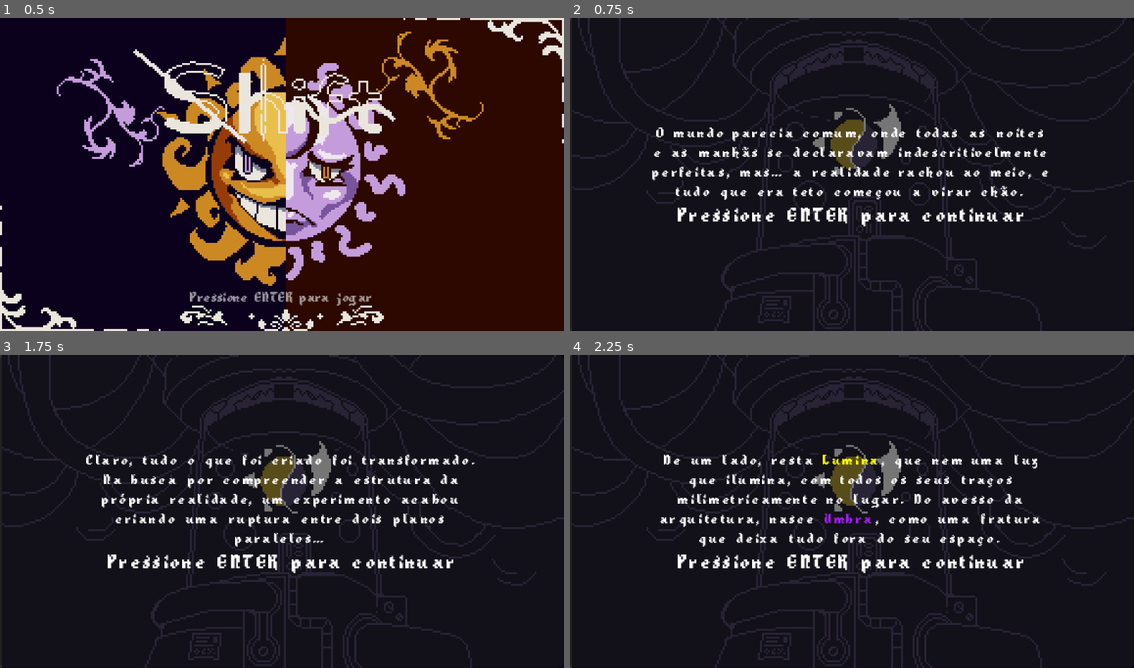
Above: before the commit, frames 1-4 (two rows, left to right).
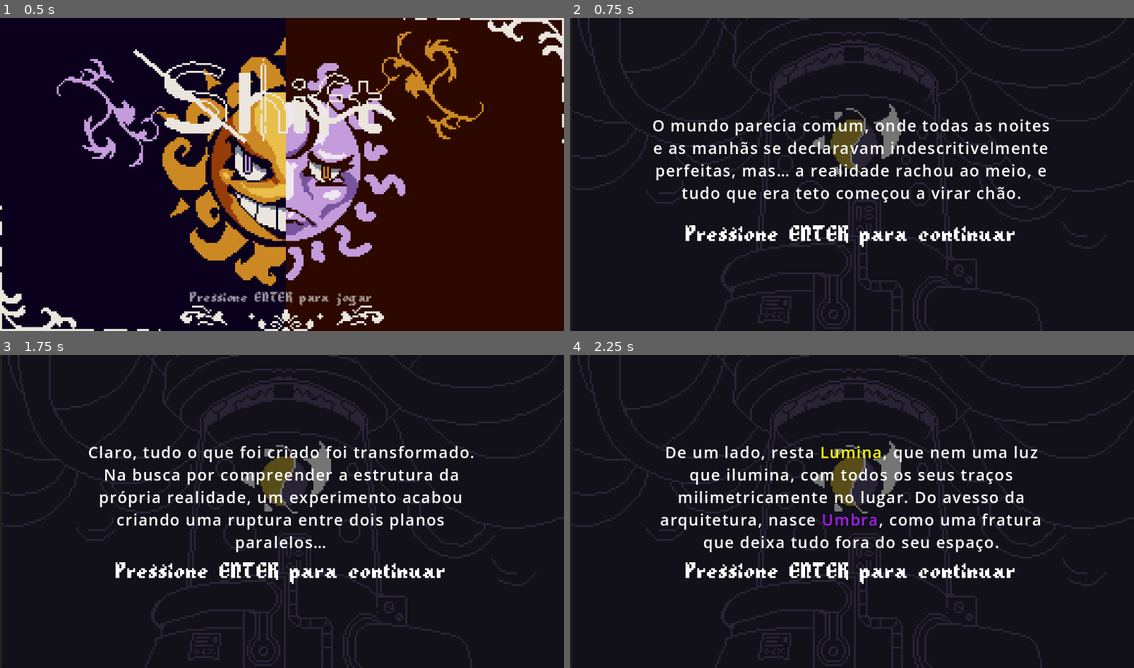
Above: after the commit, the same moments.

Repository: ygcs796/jogo-gamejam-djuff
Game: Godot game, scene res://cenarios/title_screen.tscn
Same seed, same stepped clock (60 frames per second), same inputs: the game is played once before the commit and once after it.
Inputs:
- Up to frame 1 (0.5 s): no input
- Up to frame 2 (0.75 s): tap Enter (ui_accept) at 0.5 s; hold Right (ui_right) from 0.53 s (still down); hold Enter (ui_accept) from 0.53 s (still down)
- Up to frame 3 (1.75 s): keep holding Right (ui_right); release Enter (ui_accept) at 1.28 s; tap Shift (swap) at 1.35 s; tap Enter (ui_accept) at 1.52, 1.55 s
- Up to frame 4 (2.25 s): tap Enter (ui_accept) at 1.82 s; release Right (ui_right) at 2.03 s; hold Left (ui_left) from 2.03 s (still down); hold Enter (ui_accept) from 2.03 s (still down)

Frame 1 is identical in both runs. In frame 2, 8.1% of the frame differs, in the area x 14-85%, y 32-74%; in frame 3, 7.9%; in frame 4, 8.6%, in the area x 15-84%, y 29-74%.

Commit message:
feat(font): Pixelbasel em dialogo e narracao
Aplica Pixelbasel em dialogo e narracao para legibilidade:

- Troca EnchantedSword por Pixelbasel em dialogo.tscn e narration_screen.tscn
- Envolve NarrationText em ControlWrapper com scale 0.5 e font 10 -> 16
- Atualiza path em scripts/narration_screen.gd:4 para ControlWrapper/NarrationText

Outros temas inclusos e citados:
- cenarios/narration_screen.tscn: corrige uid de caixa_de_dialogos_do_shift.png para uid://8ya8kholneuc + remove font_size=14 de LabelSettings_6tptc
- scripts/narration_screen.gd: quebra linha longa Lumina/Umbra em concatenacao

Diff:
--- a/cenarios/narration_screen.tscn
+++ b/cenarios/narration_screen.tscn
@@ -3,7 +3,8 @@
 [ext_resource type="Script" uid="uid://68cg0rv7y5fs" path="res://scripts/narration_screen.gd" id="1_wis4j"]
 [ext_resource type="Texture2D" uid="uid://cn2jrmeihcajw" path="res://assets/painel_inicial_da_historia.png" id="2_chf73"]
 [ext_resource type="FontFile" uid="uid://dhot6sworwsob" path="res://fontes/EnchantedSword.ttf" id="2_ug6mg"]
-[ext_resource type="Texture2D" uid="uid://ctkbekb8if5p" path="res://assets/caixa_de_dialogos_do_shift.png" id="4_chf73"]
+[ext_resource type="Texture2D" uid="uid://8ya8kholneuc" path="res://assets/caixa_de_dialogos_do_shift.png" id="4_chf73"]
+[ext_resource type="FontFile" uid="uid://bq023c3hkxstg" path="res://fontes/Pixelbasel.ttf" id="4_mbt1m"]
 
 [sub_resource type="TileSetAtlasSource" id="TileSetAtlasSource_ug6mg"]
 texture = ExtResource("4_chf73")
@@ -181,7 +182,6 @@
 
 [sub_resource type="LabelSettings" id="LabelSettings_6tptc"]
 font = ExtResource("2_ug6mg")
-font_size = 14
 
 [node name="NarrationScreen" type="CanvasLayer" unique_id=920110975]
 script = ExtResource("1_wis4j")
@@ -222,14 +222,25 @@
 theme_override_constants/separation = 0
 alignment = 1
 
-[node name="NarrationText" type="RichTextLabel" parent="NarrationBox/MarginContainer/VBoxContainer" unique_id=116155854]
-layout_mode = 2
-theme_override_fonts/normal_font = ExtResource("2_ug6mg")
-theme_override_font_sizes/normal_font_size = 10
-theme_override_font_sizes/bold_font_size = 10
-theme_override_font_sizes/bold_italics_font_size = 10
-theme_override_font_sizes/italics_font_size = 10
-theme_override_font_sizes/mono_font_size = 10
+[node name="ControlWrapper" type="Control" parent="NarrationBox/MarginContainer/VBoxContainer" unique_id=1669237307]
+custom_minimum_size = Vector2(416, 60)
+layout_mode = 2
+
+[node name="NarrationText" type="RichTextLabel" parent="NarrationBox/MarginContainer/VBoxContainer/ControlWrapper" unique_id=116155854]
+layout_mode = 1
+anchors_preset = 15
+anchor_right = 1.0
+anchor_bottom = 1.0
+grow_horizontal = 2
+grow_vertical = 2
+offset_transform_enabled = true
+offset_transform_scale = Vector2(0.5, 0.5)
+theme_override_fonts/normal_font = ExtResource("4_mbt1m")
+theme_override_font_sizes/normal_font_size = 16
+theme_override_font_sizes/bold_font_size = 16
+theme_override_font_sizes/bold_italics_font_size = 16
+theme_override_font_sizes/italics_font_size = 16
+theme_override_font_sizes/mono_font_size = 16
 bbcode_enabled = true
 fit_content = true
 horizontal_alignment = 1
--- a/elementos/dialogo.tscn
+++ b/elementos/dialogo.tscn
@@ -3,18 +3,20 @@
 [ext_resource type="Texture2D" uid="uid://8ya8kholneuc" path="res://assets/caixa_de_dialogos_do_shift.png" id="1_cjbhp"]
 [ext_resource type="Script" uid="uid://cyao5mxbyyj1k" path="res://scripts/dialogo.gd" id="1_rfsny"]
 [ext_resource type="FontFile" uid="uid://dhot6sworwsob" path="res://fontes/EnchantedSword.ttf" id="3_84ert"]
+[ext_resource type="FontFile" uid="uid://cc8hvo5f5jh1j" path="res://fontes/Pixelbasel.ttf" id="3_p1rbw"]
 
 [sub_resource type="AtlasTexture" id="AtlasTexture_rfsny"]
 atlas = ExtResource("1_cjbhp")
 region = Rect2(0.9912119, 145.97891, 188.3806, 85.09187)
 
+[sub_resource type="FontVariation" id="FontVariation_nd75c"]
+base_font = ExtResource("3_p1rbw")
+
 [sub_resource type="LabelSettings" id="LabelSettings_p1rbw"]
-font = ExtResource("3_84ert")
-font_size = 8
+font = SubResource("FontVariation_nd75c")
 
 [sub_resource type="LabelSettings" id="LabelSettings_smbyc"]
 font = ExtResource("3_84ert")
-font_size = 10
 
 [node name="dialogo" type="Control" unique_id=1395224464]
 layout_mode = 3
@@ -46,12 +48,13 @@
 anchors_preset = 15
 anchor_right = 1.0
 anchor_bottom = 1.0
-offset_left = 3.75
+offset_left = 7.4999995
 offset_top = 5.0
-offset_right = -3.0000305
-offset_bottom = -13.75
+offset_right = 164.49994
+offset_bottom = 105.0
 grow_horizontal = 2
 grow_vertical = 2
+scale = Vector2(0.5, 0.5)
 theme_override_font_sizes/font_size = 6
 text = "Algum texto aqui"
 label_settings = SubResource("LabelSettings_p1rbw")
@@ -64,12 +67,13 @@
 anchor_top = 1.0
 anchor_right = 1.0
 anchor_bottom = 1.0
-offset_left = -97.99998
-offset_top = -14.0
-offset_right = -4.9999695
-offset_bottom = -2.0
+offset_left = -93.00001
+offset_top = -13.749992
+offset_right = 30.0
+offset_bottom = 1.2500076
 grow_horizontal = 0
 grow_vertical = 0
+scale = Vector2(0.7, 0.7)
 theme_override_font_sizes/font_size = 6
 text = "Aperte E para avançar"
 label_settings = SubResource("LabelSettings_smbyc")
--- a/scripts/narration_screen.gd
+++ b/scripts/narration_screen.gd
@@ -1,7 +1,6 @@
-# narration_screen.gd
 extends CanvasLayer
 
-@onready var narration_text: RichTextLabel = $NarrationBox/MarginContainer/VBoxContainer/NarrationText
+@onready var narration_text: RichTextLabel = $NarrationBox/MarginContainer/VBoxContainer/ControlWrapper/NarrationText
 @onready var continue_label: Label = $NarrationBox/MarginContainer/VBoxContainer/ContinueLabel
 
 @export var typing_speed: float = 0.05  # segundos por caractere
@@ -24,7 +23,8 @@
 	show_narration([
 		"O mundo parecia comum, onde todas as noites e as manhãs se declaravam indescritivelmente perfeitas, mas… a realidade rachou ao meio, e tudo que era teto começou a virar chão.",
 		"Claro, tudo o que foi criado foi transformado. Na busca por compreender a estrutura da própria realidade, um experimento acabou criando uma ruptura entre dois planos paralelos…",
-		"De um lado, resta [color=yellow]Lumina[/color], que nem uma luz que ilumina, com todos os seus traços milimetricamente no lugar. Do avesso da arquitetura, nasce [color=purple]Umbra[/color], como uma fratura que deixa tudo fora do seu espaço.",
+		"De um lado, resta [color=yellow]Lumina[/color], que nem uma luz que ilumina, com todos os seus traços milimetricamente no lugar. " +
+		"Do avesso da arquitetura, nasce [color=purple]Umbra[/color], como uma fratura que deixa tudo fora do seu espaço.",
 		"Poucos conseguem reconhecer a conexão entre esses dois mundos. Menos ainda conseguem atravessá-la. Essa habilidade se chama Shift."
 	])
 
